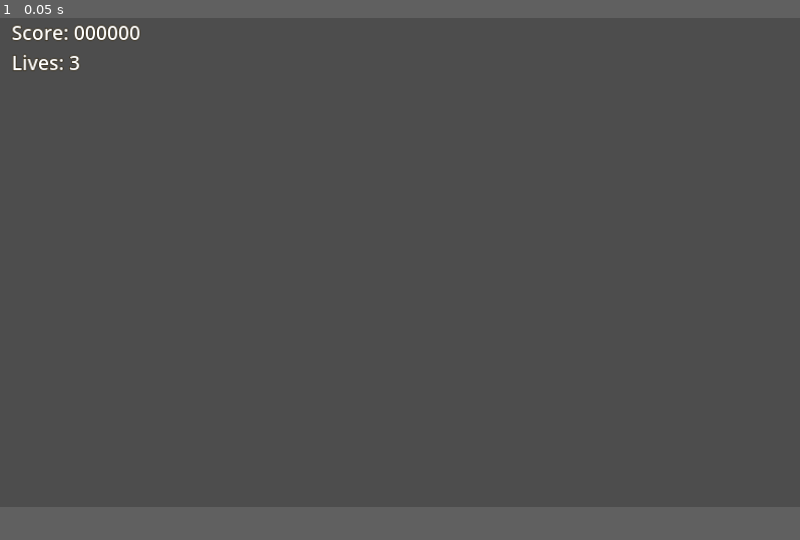
Above: before the commit, frame 1.
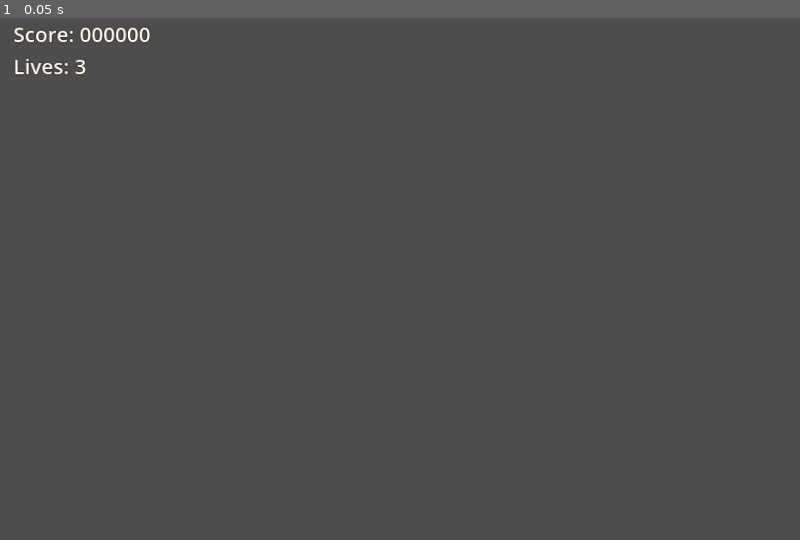
Above: after the commit, the same moment.

Repository: O-39889/brickout
Game: Godot game, scene res://scenes/main_level.tscn
Same seed, same stepped clock (60 frames per second), same inputs: the game is played once before the commit and once after it.
Inputs:
- Up to frame 1 (0.05 s): no input
In our replay, the window is 800x500 before the commit and 800x533 after it. These sizes can differ from the game's own. Grey fills any space a smaller window leaves; there, only what the larger window draws over its background counts as a difference.

The runs differ from the first frame. In frame 1, 0.5% of the frame differs, in the area x 1-19%, y 1-11%.

Commit message:
Now it's 3:2

Diff:
--- a/project.godot
+++ b/project.godot
@@ -27,7 +27,7 @@
 
 [display]
 
-window/size/viewport_width=1728
+window/size/viewport_width=1620
 window/size/viewport_height=1080
 window/size/mode=2
 window/stretch/mode="canvas_items"
